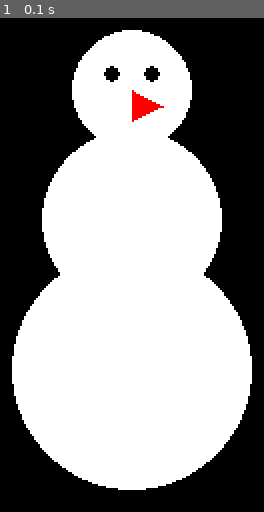
Above: before the commit, frame 1.
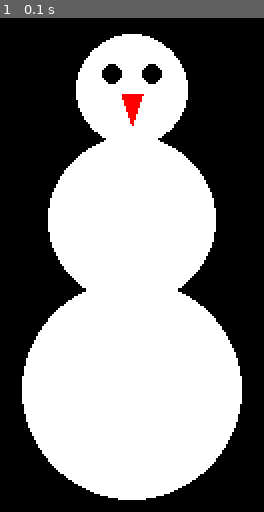
Above: after the commit, the same moment.

Repository: risto-raagel/pygame-harjutused
Game: pygame game, started from lumemees.py
Same seed, same stepped clock (60 frames per second), same inputs: the game is played once before the commit and once after it.
Inputs:
- Up to frame 1 (0.1 s): no input

The runs differ from the first frame. In frame 1, 8.3% of the frame differs, in the area x 4-96%, y 2-98%.

Commit message:
versioon 1.1

Diff:
--- a/lumemees.py
+++ b/lumemees.py
@@ -19,17 +19,17 @@
     # Värvime akna tausta mustaks
     aken.fill((0, 0, 0))
 
-    # Joonistame lumememme, milleks kasutame kolme valget ringi
-    pygame.draw.circle(aken, (255, 255, 255), (150, 220), 60)  # alumine osa
-    pygame.draw.circle(aken, (255, 255, 255), (150, 145), 45)  # keskmine osa
-    pygame.draw.circle(aken, (255, 255, 255), (150, 80), 30)  # pea
+    # Joonistame lumememme
+    pygame.draw.circle(aken, (255, 255, 255), (150, 230), 55)  # alumine osa
+    pygame.draw.circle(aken, (255, 255, 255), (150, 145), 42)  # keskmine osa
+    pygame.draw.circle(aken, (255, 255, 255), (150, 80), 28)   # pea
 
-    # Joonistame silmad (mustad väikesed ringid
-    pygame.draw.circle(aken, (0, 0, 0), (140, 72), 4)
-    pygame.draw.circle(aken, (0, 0, 0), (160, 72), 4)
+    # Silmad
+    pygame.draw.circle(aken, (0, 0, 0), (140, 72), 5)
+    pygame.draw.circle(aken, (0, 0, 0), (160, 72), 5)
 
-    # Joonistame nina, milleks saab olema punane kolnurk
-    pygame.draw.polygon(aken, (255, 0, 0), [(150, 80), (150, 95), (165, 88)])
+    # Nina
+    pygame.draw.polygon(aken, (255, 0, 0), [(145, 82), (155, 82), (150, 97)])
 
     # Uuendame ekraani
     pygame.display.flip()
